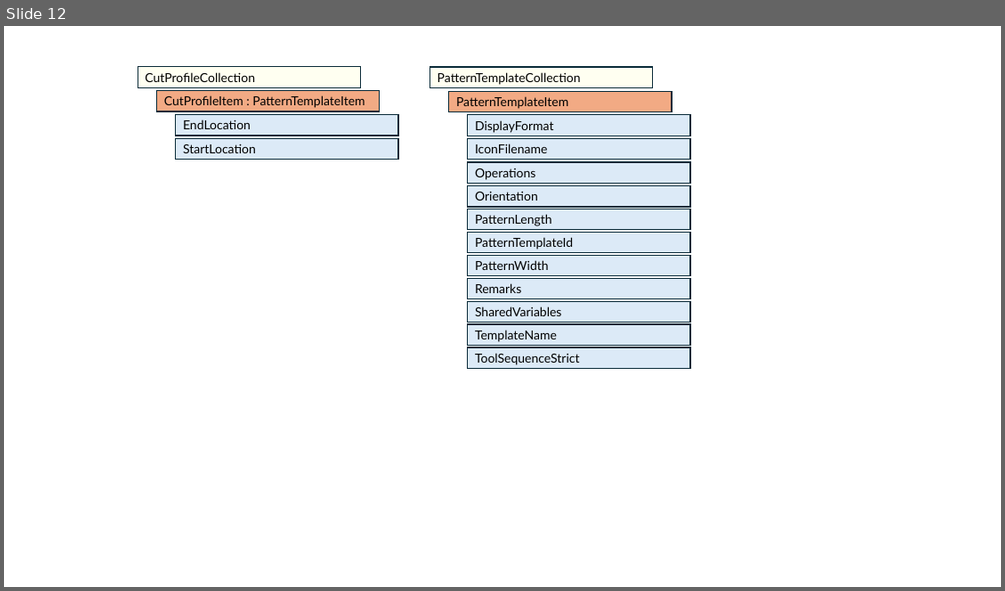
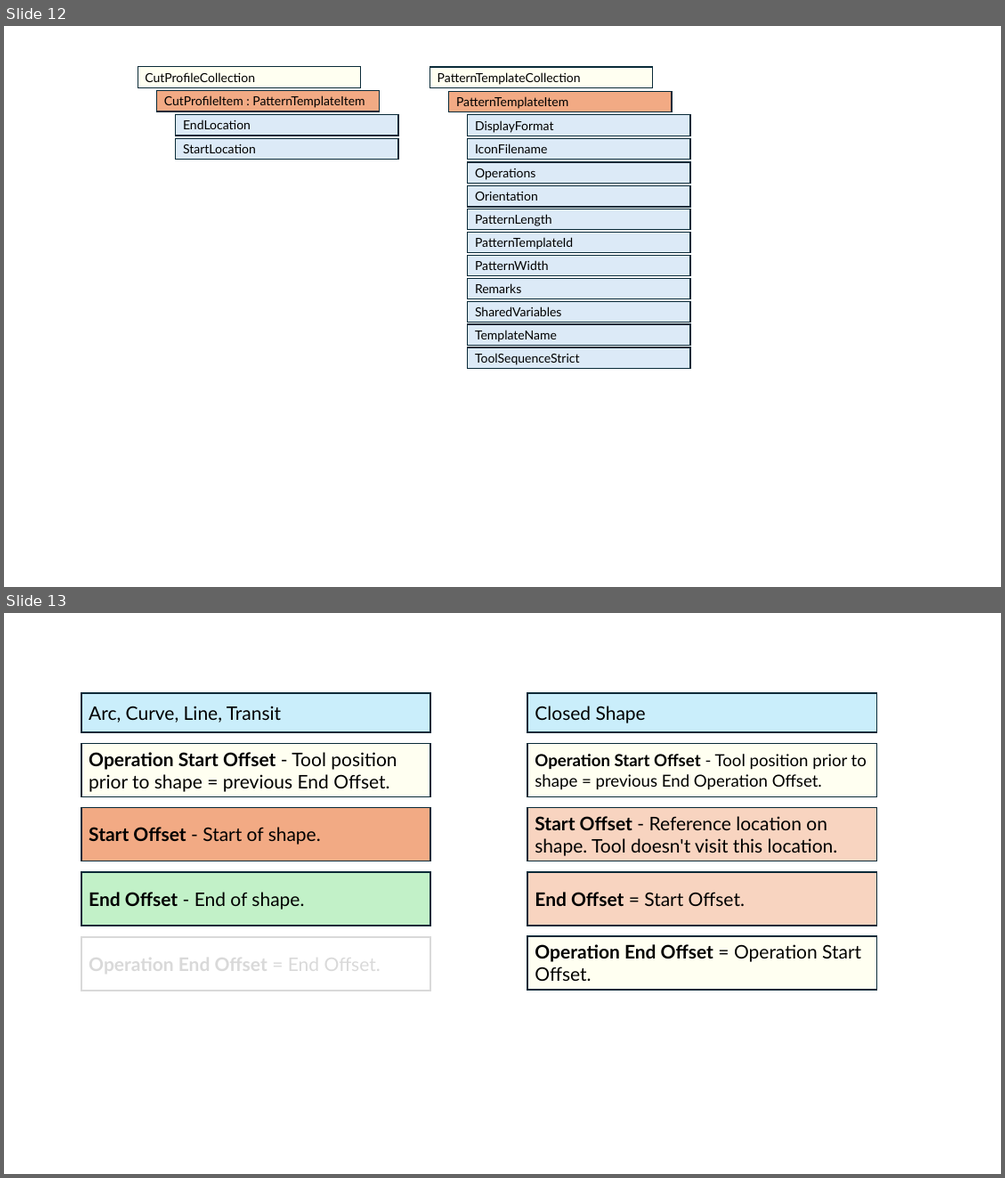
Before and after one commit to danielanywhere/ShopTools, a slide deck: Docs/ShopToolsSketches.pptx. Shown one above the other, each under a label of ours: slide 12 before the commit, slides 12 and 13 after it. The pictures are 1005x591 and 1005x1178 pixels, drawn with LibreOffice and Linux fonts; fonts in the diff are those of the drawing. Boxes give left, top, right and bottom in pixels: in the first picture for what was removed or moved away, otherwise in the second. Text is boxed around its words. In the diff, an @@ line names an element or a change of style, - is before the commit and + after.

Commit message:
Updates for version 25.1219.4900
Drawing support for all remaining shapes.

```diff
--- a/Docs/ShopToolsSketches.pptx
+++ b/Docs/ShopToolsSketches.pptx
@@ slide 13 added at [4, 613, 1001, 1174], background #FFFFFF @@
@@ rectangle added at [81, 693, 431, 732], fill #CAEEFB, outline #092A39 1.5 pt, 18 pt, text #000000 @@
+Arc, Curve, Line, Transit
@@ rectangle added at [527, 693, 877, 732], fill #CAEEFB, outline #092A39 1.5 pt, 18 pt, text #000000 @@
+Closed Shape
@@ rectangle added at [81, 743, 431, 797], fill #FFFFF1, outline #092A39 1.5 pt, 18 pt, text #000000 @@
+Operation Start Offset - Tool position prior to shape = previous End Offset.
@@ rectangle added at [527, 743, 877, 797], fill #FFFFF1, outline #092A39 1.5 pt, 16 pt, text #000000 @@
+Operation Start Offset - Tool position prior to shape = previous End Operation Offset.
@@ rectangle added at [81, 807, 431, 861], fill #F2AA84, outline #092A39 1.5 pt, 18 pt, text #000000 @@
+Start Offset - Start of shape.
@@ rectangle added at [527, 807, 877, 861], fill #F8D4C0, outline #092A39 1.5 pt, 18 pt, text #000000 @@
+Start Offset - Reference location on shape. Tool doesn't visit this location.
@@ rectangle added at [81, 873, 431, 926], fill #C2F1C8, outline #092A39 1.5 pt, 18 pt, text #000000 @@
+End Offset - End of shape.
@@ rectangle added at [527, 872, 877, 925], fill #F8D4C0, outline #092A39 1.5 pt, 18 pt, text #000000 @@
+End Offset = Start Offset.
@@ rectangle added at [81, 937, 431, 990], fill #FFFFFF, outline #D9D9D9 1.5 pt, 18 pt, text #D9D9D9, bold @@
+Operation End Offset = End Offset.
@@ rectangle added at [527, 936, 877, 989], fill #FFFFF1, outline #092A39 1.5 pt, 18 pt, text #000000 @@
+Operation End Offset = Operation Start Offset.
```
Also in this commit, not shown: 31 other files.
